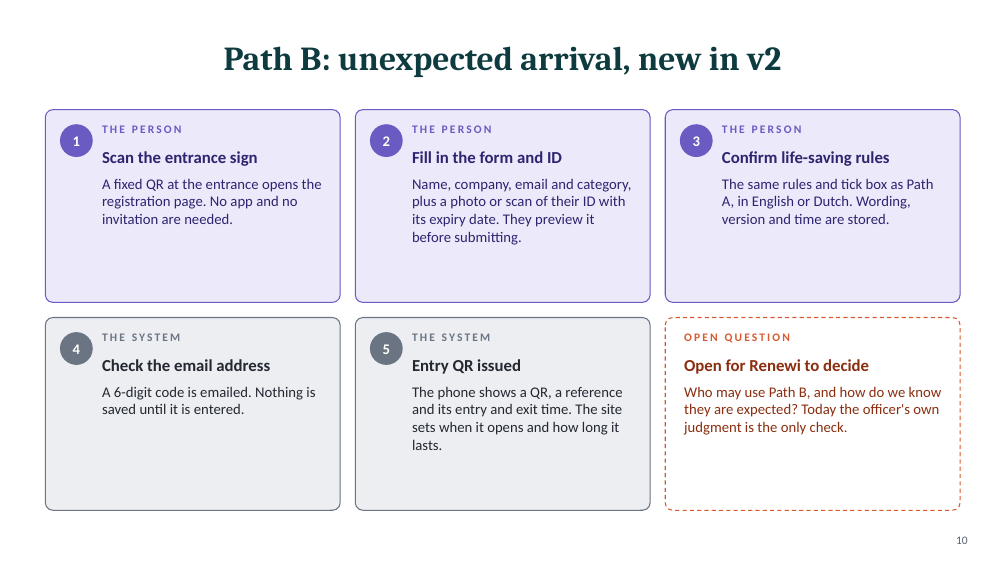
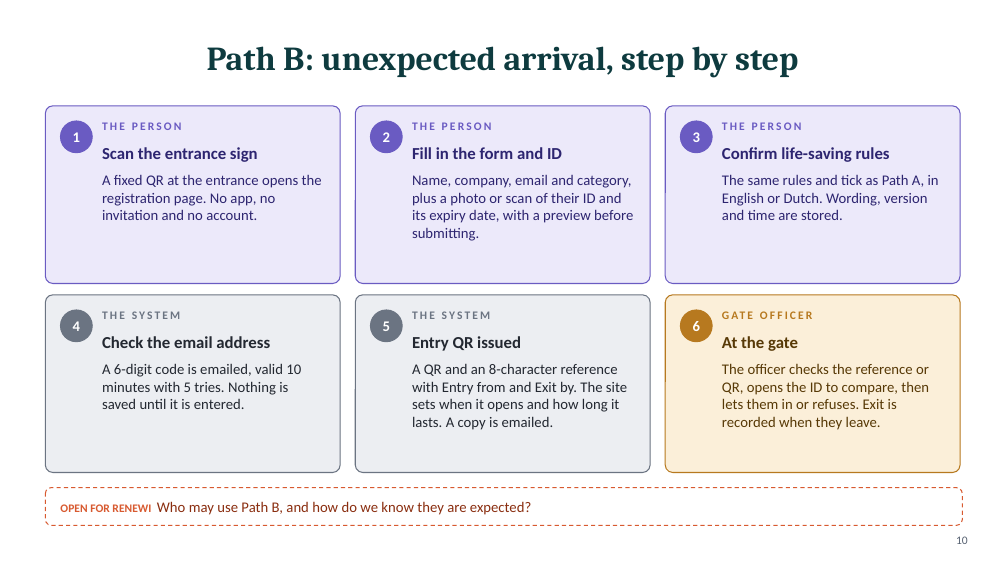
Before and after one commit to Sharon-dt3/vlaardingen_contractor_access, a slide deck: slide 10 of v2/docs/Site-Access-V2-Deck.pptx. Drawn at 1008x567 pixels with LibreOffice and Linux fonts; fonts in the diff are those of the drawing. Boxes give left, top, right and bottom in pixels: in the first picture for what was removed or moved away, otherwise in the second. Text is boxed around its words. In the diff, an @@ line names an element or a change of style, - is before the commit and + after.

```diff
--- a/v2/docs/Site-Access-V2-Deck.pptx
+++ b/v2/docs/Site-Access-V2-Deck.pptx
@@ title at (207,46,798,78): text changed @@
-Path B: unexpected arrival, new in v2
+Path B: unexpected arrival, step by step
@@ rounded rectangle: place and size @@
-rounded rectangle at (45,110,340,302)
+rounded rectangle at (45,106,340,284)
@@ rounded rectangle: place and size @@
-rounded rectangle at (355,110,650,302)
+rounded rectangle at (355,106,650,284)
@@ rounded rectangle: place and size @@
-rounded rectangle at (665,110,960,302)
+rounded rectangle at (665,106,960,284)
@@ 6 texts, 3 ellipses: place and size @@
-6 texts, 3 ellipses at (60,125,890,166)
+6 texts, 3 ellipses at (60,121,890,162)
@@ text at (102,175,322,220): text changed @@
-A fixed QR at the entrance opens the registration page. No app and no invitation are needed.
+A fixed QR at the entrance opens the registration page. No app, no invitation and no account.
@@ text at (412,175,633,241): text changed @@
-Name, company, email and category, plus a photo or scan of their ID with its expiry date. They preview it before submitting.
+Name, company, email and category, plus a photo or scan of their ID and its expiry date, with a preview before submitting.
@@ text at (722,174,939,220): text changed @@
-The same rules and tick box as Path A, in English or Dutch. Wording, version and time are stored.
+The same rules and tick as Path A, in English or Dutch. Wording, version and time are stored.
@@ rounded rectangle: place and size @@
-rounded rectangle at (45,318,340,510)
+rounded rectangle at (45,295,340,473)
@@ proportions changed in 5 elements at (45,106,340,284), (355,106,650,284), (665,106,960,284), (45,295,340,473), (355,295,650,473) @@
@@ rounded rectangle: place and size @@
-rounded rectangle at (355,318,650,510)
+rounded rectangle at (355,295,650,473)
@@ rounded rectangle: place and size @@
-rounded rectangle at (665,318,960,510)
+rounded rectangle at (665,295,960,473)
@@ rounded rectangle at (665,295,960,473): fill #FFFFFF to #FBEFD9; outline #D85A30 1 pt dashed to #B7791F 1 pt; proportions changed @@
@@ 2 texts, 2 ellipses: place and size @@
-2 texts, 2 ellipses at (60,333,402,364)
+2 texts, 2 ellipses at (60,310,402,342)
@@ 4 texts: place and size @@
-4 texts at (102,333,521,374)
+4 texts at (102,311,521,351)
@@ ellipse added at (681,310,712,342), fill #B7791F, outline #B7791F 1 pt @@
@@ text added at (693,321,700,331), 14 pt, text #FFFFFF, bold @@
+6
@@ text added at (722,306,945,324), 11 pt, text #B7791F, bold @@
+GATE OFFICER
@@ text removed at (684,333,790,343) @@
-OPEN QUESTION
@@ text removed at (684,359,869,374) @@
-Open for Renewi to decide
@@ text added at (722,336,798,351), 16 pt, text #573906, bold @@
+At the gate
@@ text at (102,363,301,409): text changed @@
-A 6-digit code is emailed. Nothing is saved until it is entered.
+A 6-digit code is emailed, valid 10 minutes with 5 tries. Nothing is saved until it is entered.
@@ text at (412,363,627,430): text changed @@
-The phone shows a QR, a reference and its entry and exit time. The site sets when it opens and how long it lasts.
+A QR and an 8-character reference with Entry from and Exit by. The site sets when it opens and how long it lasts. A copy is emailed.
@@ text added at (722,363,929,430), 14 pt, text #573906 @@
+The officer checks the reference or QR, opens the ID to compare, then lets them in or refuses. Exit is recorded when they leave.
@@ rounded rectangle added at (45,488,963,526), fill #FFFFFF, outline #D85A30 1 pt dashed @@
@@ text at (60,501,531,515): text changed @@
-Who may use Path B, and how do we know they are expected? Today the officer's own judgment is the only check.
+OPEN FOR RENEWI Who may use Path B, and how do we know they are expected?
@@ text "OPEN FOR RENEWI Who may ..." at (60,501,531,515): vertical alignment top to middle @@
```
